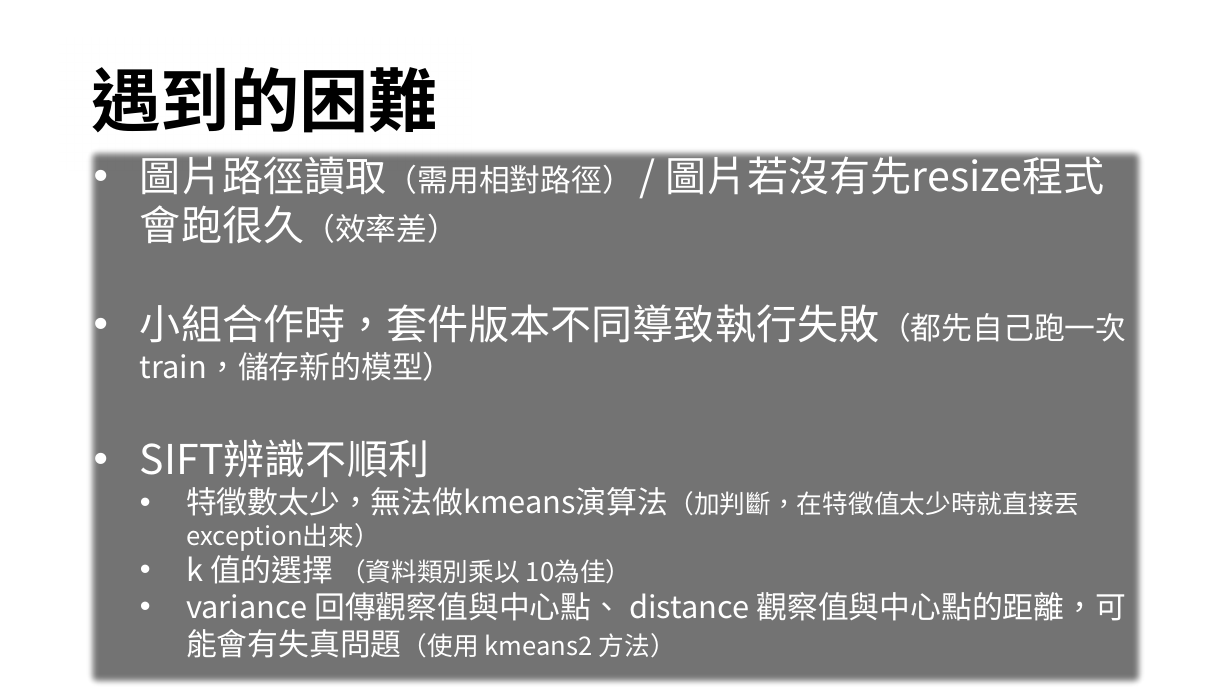
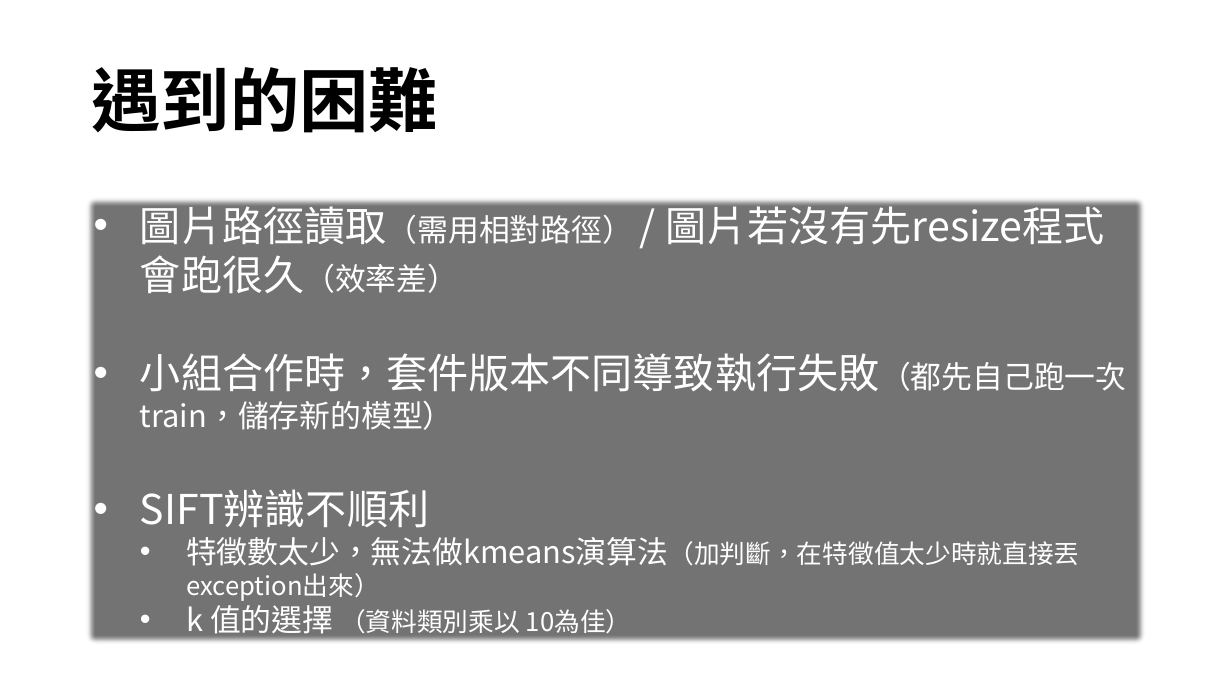
Before and after one commit to TheRiseOfDavid/NTUTcs_media, a slide deck: slide 2 of midterm/期中報告_第32組.pptx. Drawn at 1232x693 pixels with LibreOffice and Linux fonts; fonts in the diff are those of the drawing; background and template pictures are left out. Boxes give left, top, right and bottom in pixels: in the first picture for what was removed or moved away, otherwise in the second. Text is boxed around its words. In the diff, an @@ line names an element or a change of style, - is before the commit and + after.

```diff
--- a/midterm/期中報告_第32組.pptx
+++ b/midterm/期中報告_第32組.pptx
@@ rectangle "圖片路徑讀取（需用相對路徑） / 圖片若沒有先resize程式會跑很久（效率差）": place and size @@
-rectangle "圖片路徑讀取（需用相對路徑） / 圖片若沒有先resize程式會跑很久（效率差）" at (85,146,1148,690)
+rectangle "圖片路徑讀取（需用相對路徑） / 圖片若沒有先resize程式會跑很久（效率差）" at (85,195,1148,646)
@@ text in rectangle at (186,592,1126,658): paragraph removed @@
-  • variance 回傳觀察值與中心點、 distance 觀察值與中心點的距離，可能會有失真問題（使用 kmeans2 方法）
```
Also in this commit, not shown: 1 other slide changed.
